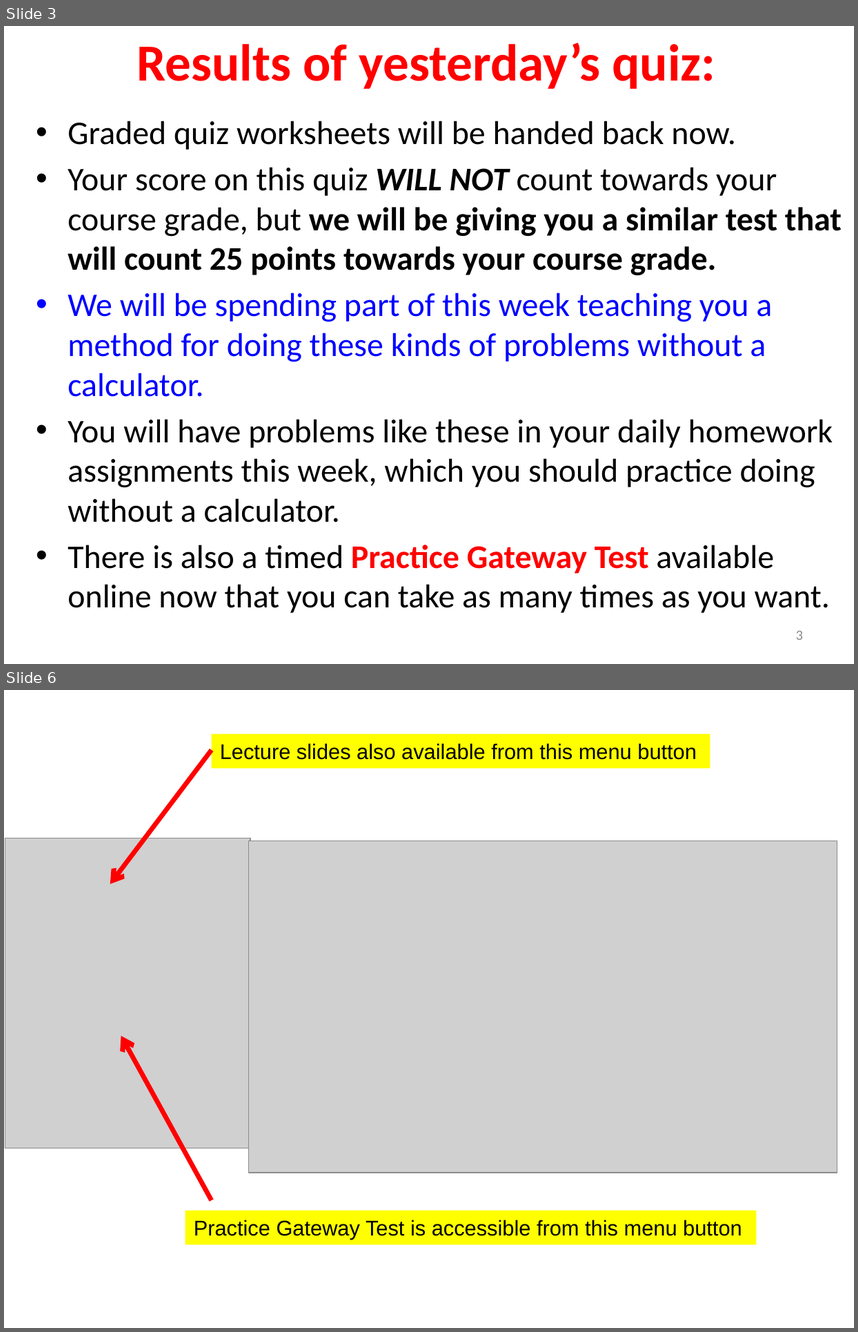
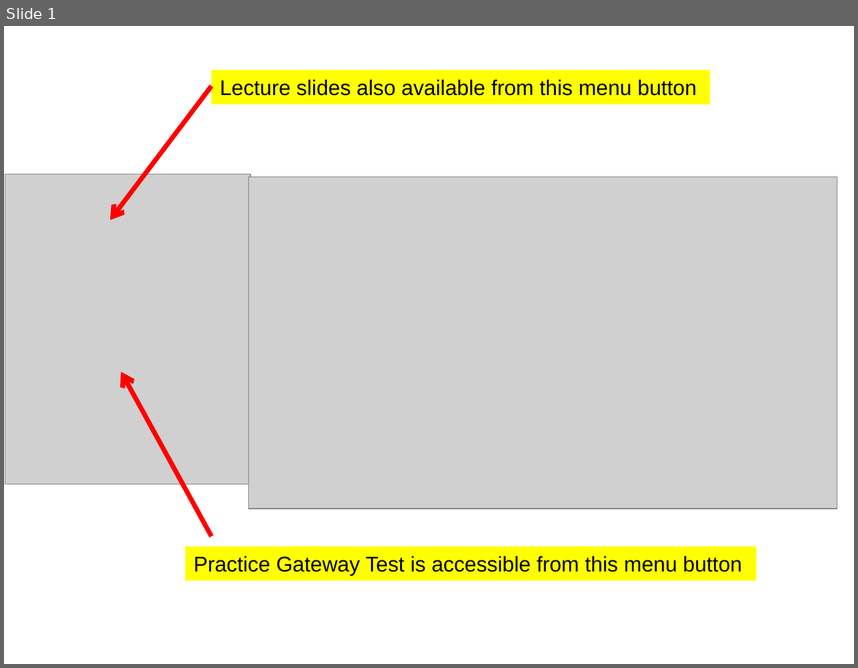
Before and after one commit to tyler-skorczewski-math/tyler-skorczewski-math.github.io, a slide deck: math90/Math90Lecture_1_3A.pptx. Shown one above the other, each under a label of ours: slides 3 and 6 before the commit, slide 1 after it; the slides between them are not shown. The pictures are 858x1332 and 858x668 pixels, drawn with LibreOffice and Linux fonts; fonts in the diff are those of the drawing; grey boxes stand for pictures. Boxes give left, top, right and bottom in pixels: in the first picture for what was removed or moved away, otherwise in the second. Text is boxed around its words. In the diff, an @@ line names an element or a change of style, - is before the commit and + after.

```diff
--- a/math90/Math90Lecture_1_3A.pptx
+++ b/math90/Math90Lecture_1_3A.pptx
@@ slide 3 removed at (x1=4, y1=26, x2=854, y2=664), background #FFFFFF @@
@@ title removed at (x1=136, y1=43, x2=716, y2=89) @@
-Results of yesterday’s quiz:
@@ text removed at (x1=67, y1=121, x2=842, y2=612) @@
-• Graded quiz worksheets will be handed back now.
-• Your score on this quiz WILL NOT count towards your course grade, but we will be giving you a similar test that will count 25 points towards your course grade.
-• We will be spending part of this week teaching you a method for doing these kinds of problems without a calculator.
-• You will have problems like these in your daily homework assignments this week, which you should practice doing without a calculator.
-• There is also a timed Practice Gateway Test available online now that you can take as many times as you want.
@@ page number removed at (x1=796, y1=630, x2=803, y2=639) @@
-3
@@ what was slide 6 is now slide 1 @@
```
Also in this commit, not shown: 7 other slides removed, 6 other files.
